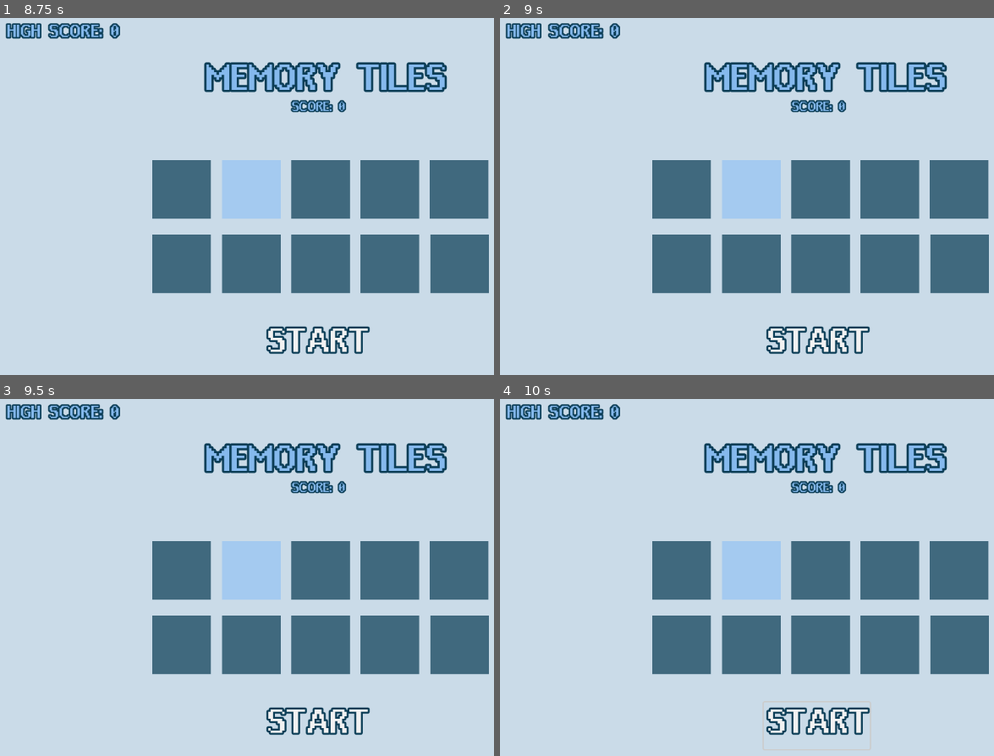
Above: before the commit, frames 1-4 (two rows, left to right).
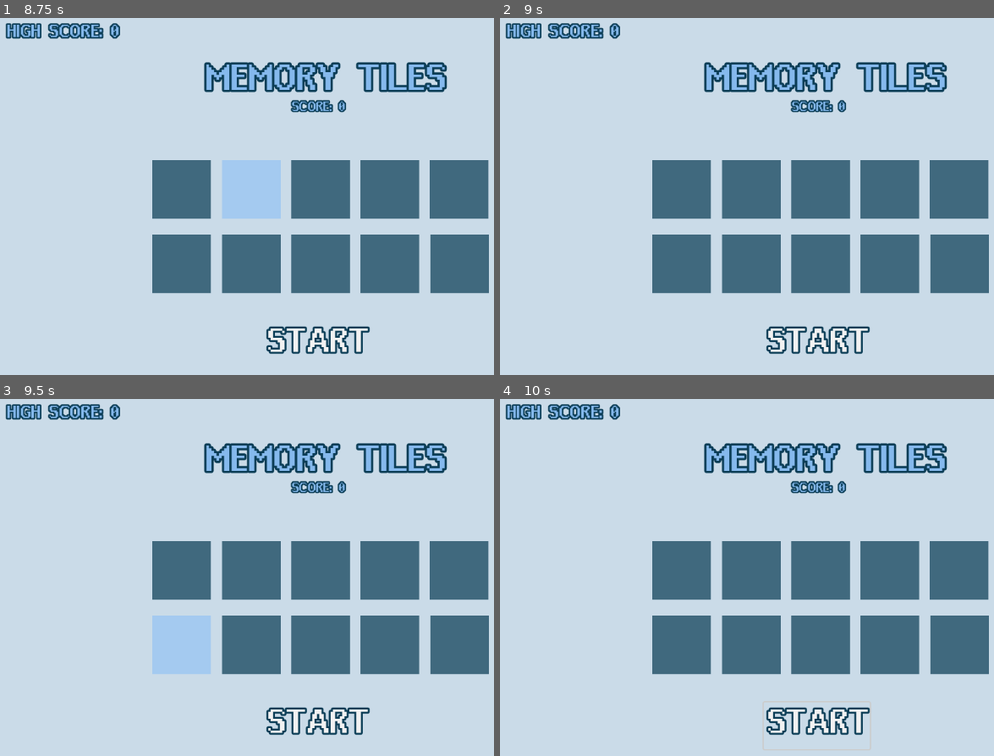
Above: after the commit, the same moments.

Repository: Crystal-153/tile-game
Game: Godot game, scene res://root.tscn
Two runs of this game, one before a commit and one after it. Both use one fixed random seed, a clock stepped at 60 frames per second and the inputs below.
Inputs (mouse positions are in pixels of both pictures, inside the frame that each line leads up to):
- Up to frame 1 (8.75 s): click (182, 189) at 0.5 s; click (251, 189) at 1.25 s; click (321, 189) at 2 s; click (390, 189) at 2.75 s; click (459, 189) at 3.5 s; click (182, 264) at 4.25 s; click (251, 264) at 5 s; click (321, 264) at 5.75 s; click (390, 264) at 6.5 s; click (459, 264) at 7.25 s; click "START" at 8 s
- Up to frame 2 (9 s): click "START" at 8.75 s
- Up to frame 3 (9.5 s): no input
- Up to frame 4 (10 s): tap Enter at 9.5 s; hold Right from 9.53 s (still down); tap Alt at 9.6 s

Frame 1 is identical in both runs. In frame 2, 2.0% of the frame differs, in the area x 44-57%, y 39-57%; in frame 3, 3.9%, in the area x 30-57%, y 39-78%; in frame 4, 2.0%.

Commit message:
The logic of the memory part is fixed

Diff:
--- a/main_game.gd
+++ b/main_game.gd
@@ -14,6 +14,8 @@
 var random=0
 @onready var buttonList=[button1,button2,button3,button4,button5,button6,button7,button8,button9,button10]
 var inputEnabled=false
+var pattern=[]
+var userInput=[]
 
 # Called when the node enters the scene tree for the first time.
 func _ready() -> void:
@@ -21,24 +23,40 @@
 		buttonList[i].pressed.connect(on_button_pressed.bind(i))
 		buttonList[i].modulate = Color(0.043, 0.239, 0.337, 0.85)
 
-
-
-
 var start=false
 func _on_start_button_pressed() -> void:
 	inputEnabled = false
 
 	random = randi_range(0, 9)
-	buttonList[random].modulate = Color(0.617, 0.781, 0.948, 1.0)
-	await get_tree().create_timer(0.8).timeout
-	buttonList[random].modulate = Color(0.043, 0.239, 0.337, 0.85)
+	pattern.append(random)
 
+	await showPattern()
+	userInput.clear()
 	inputEnabled = true
 
+func showPattern():
+	for index in pattern:
+		buttonList[index].modulate = Color(0.617, 0.781, 0.948, 1.0)
+		await get_tree().create_timer(0.8).timeout
+		buttonList[index].modulate = Color(0.043, 0.239, 0.337, 0.85)
+		await get_tree().create_timer(0.2).timeout
+var currentStep = 0
 
 func on_button_pressed(index: int) -> void:
+	userInput.append(index)
+	currentStep = userInput.size() - 1
 	if !inputEnabled:
 		return
-	if random!=index:
+	if userInput[currentStep] != pattern[currentStep]:
 		end=false
 		inputEnabled=false
+		pattern=[]
+
+	if userInput.size() == pattern.size():
+		await get_tree().create_timer(0.8).timeout
+		inputEnabled = false
+		pattern.append(random)
+		await showPattern()
+		userInput.clear()
+		inputEnabled = true
+		random = randi_range(0, 9)
